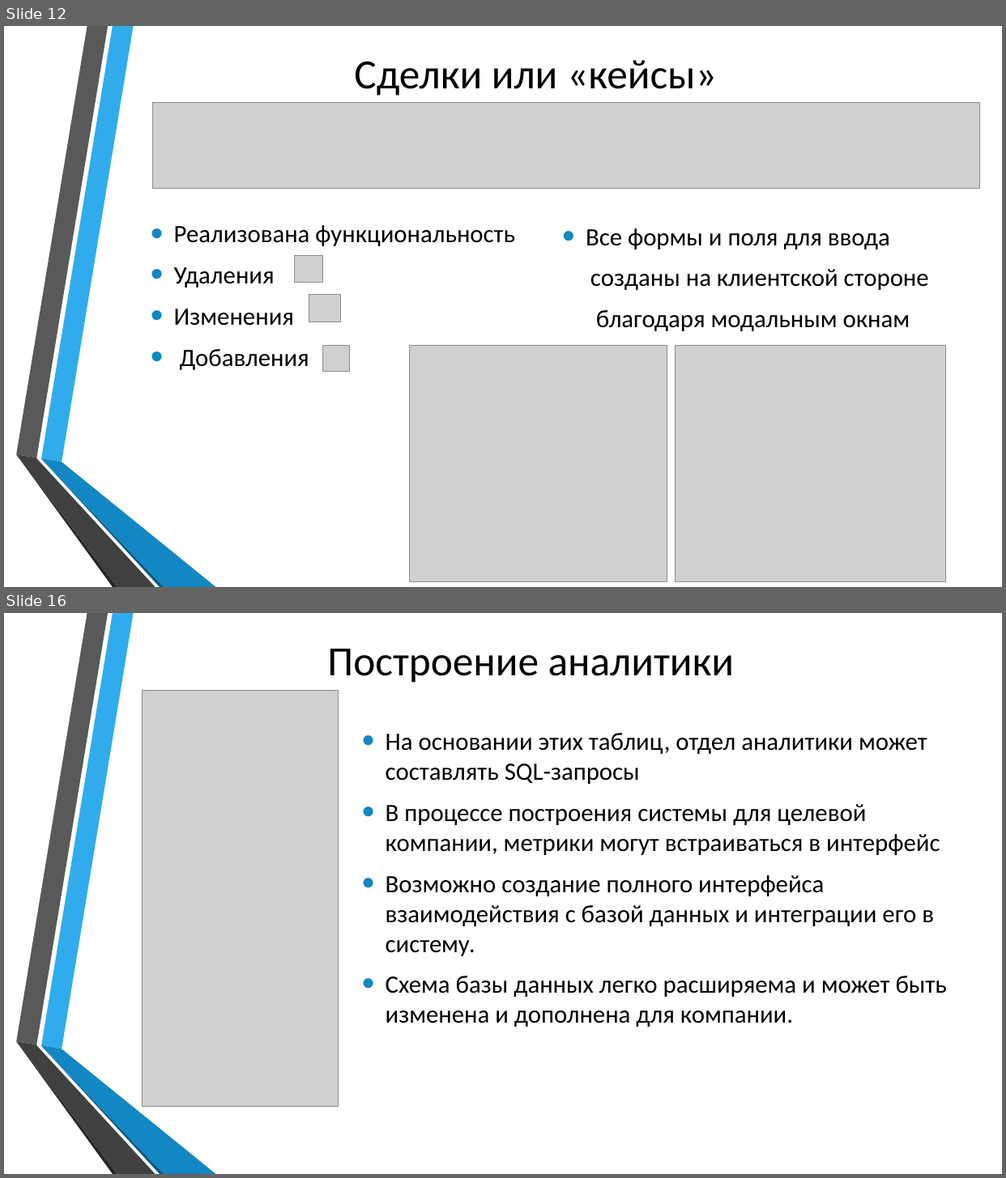
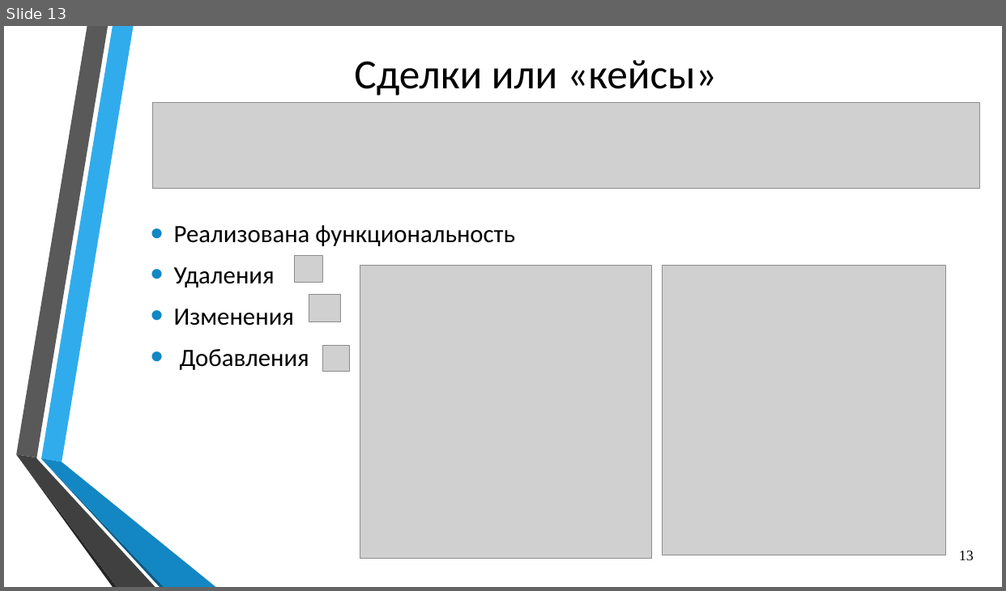
Before and after one commit to Yaroher2442/diplom-dev, a slide deck: diplom_preza.pptx. Shown one above the other, each under a label of ours: slides 12 and 16 before the commit, slide 13 after it; the slides between them are not shown. The pictures are 1006x1178 and 1006x591 pixels, drawn with LibreOffice and Linux fonts; fonts in the diff are those of the drawing; grey boxes stand for pictures; background and template pictures are left out. Boxes give left, top, right and bottom in pixels: in the first picture for what was removed or moved away, otherwise in the second. Text is boxed around its words. In the diff, an @@ line names an element or a change of style, - is before the commit and + after.

```diff
--- a/diplom_preza.pptx
+++ b/diplom_preza.pptx
@@ slide 16 removed at (4, 613, 1002, 1174), background picture (left out); not listed: 6 template elements that a slide beside it also shows @@
@@ title removed at (327, 649, 735, 683) @@
-Построение аналитики
@@ picture removed at (142, 691, 338, 1107) @@
@@ text removed at (386, 733, 947, 1027) @@
-• На основании этих таблиц, отдел аналитики может составлять SQL-запросы
-• В процессе построения системы для целевой компании, метрики могут встраиваться в интерфейс
-• Возможно создание полного интерфейса взаимодействия с базой данных и интеграции его в систему.
-• Схема базы данных легко расширяема и может быть изменена и дополнена для компании.
@@ what was slide 12 is now slide 13 @@
@@ slide 13 changed as well @@
@@ text removed at (586, 228, 929, 331) @@
-• Все формы и поля для ввода
-созданы на клиентской стороне
-благодаря модальным окнам
@@ picture: place and size @@
-picture at (410, 346, 667, 582)
+picture at (360, 265, 651, 558)
@@ picture: place and size @@
-picture at (675, 346, 946, 582)
+picture at (662, 265, 946, 555)
@@ page number added at (959, 551, 974, 561), 14 pt, text #000000 @@
+13
```
Also in this commit, not shown: 9 other slides changed, 10 slides added, 8 other slides removed.
